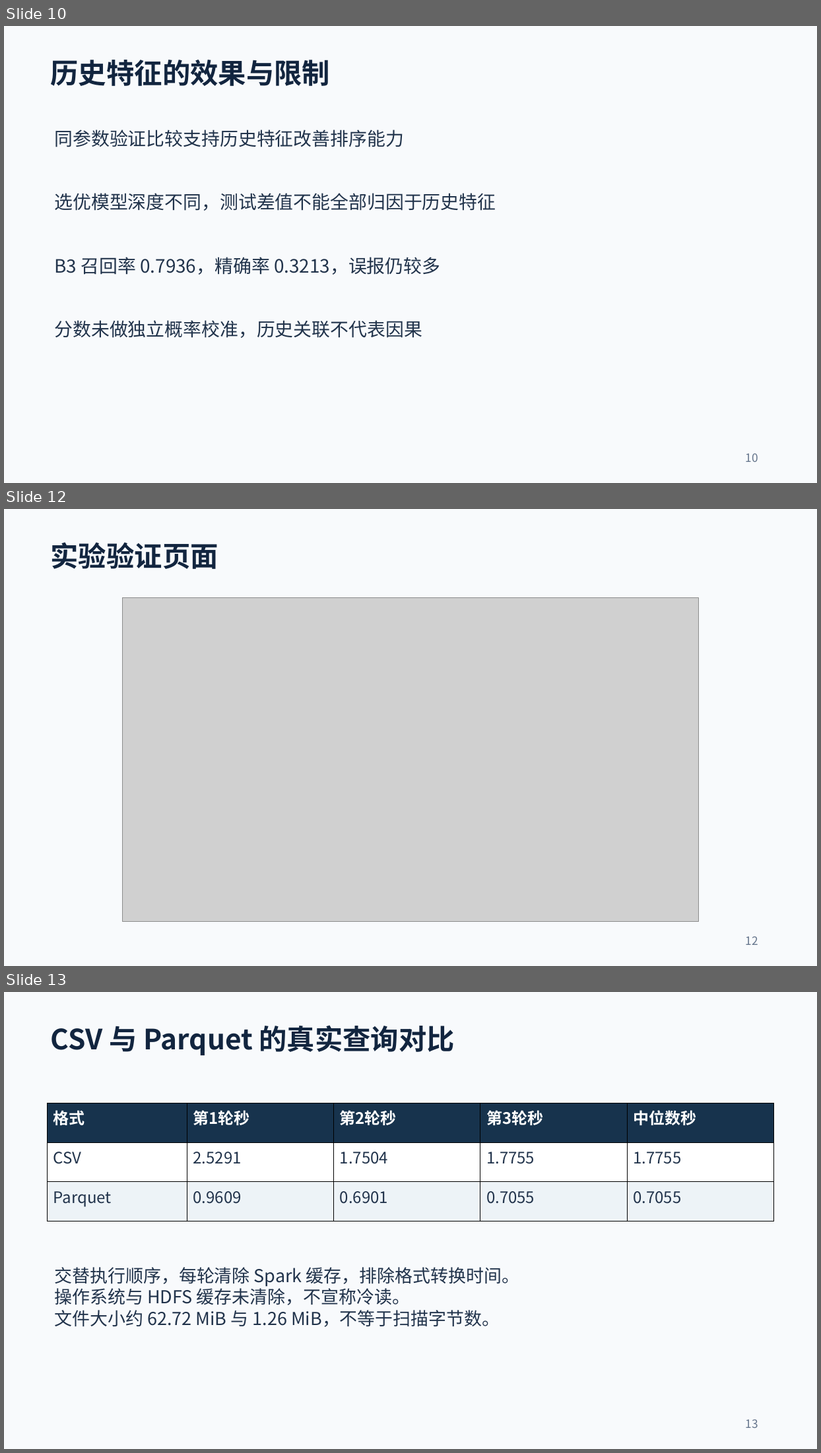
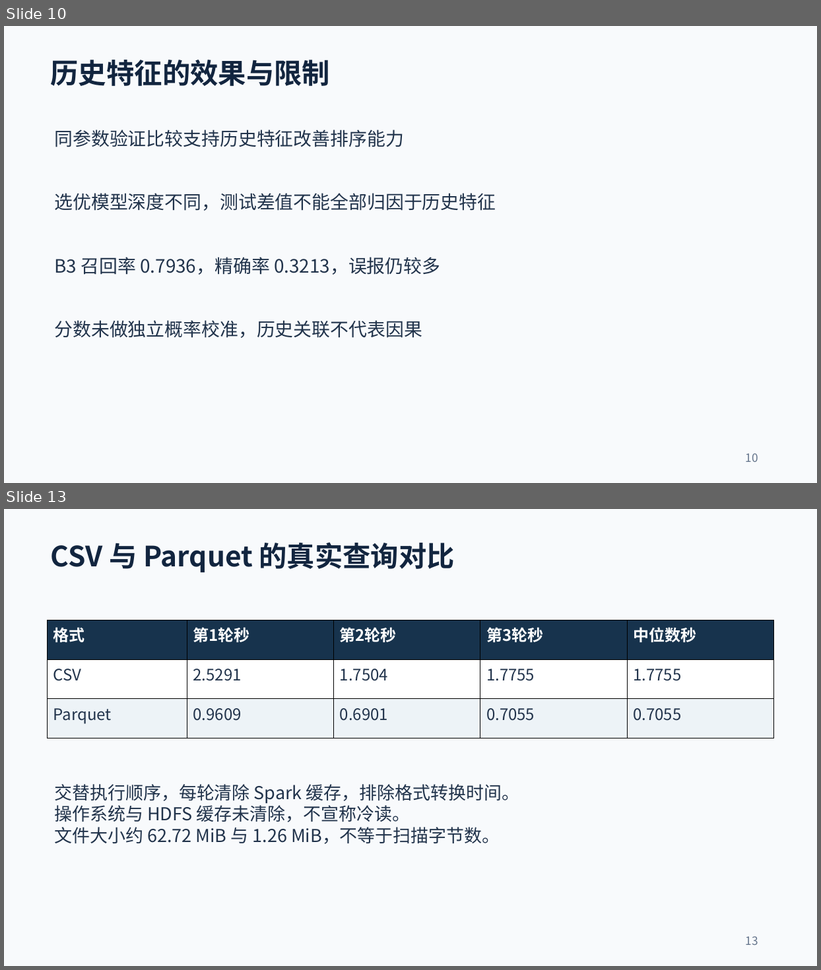
Before and after one commit to hbhjt/flight-risk-system, a slide deck: delivery/flight-risk-defense.pptx. Shown one above the other, each under a label of ours: slides 10, 12 and 13 before the commit, slides 10 and 13 after it; the slides between them are not shown. The pictures are 821x1453 and 821x970 pixels, drawn with LibreOffice and Linux fonts; fonts in the diff are those of the drawing; grey boxes stand for pictures. Boxes give left, top, right and bottom in pixels: in the first picture for what was removed or moved away, otherwise in the second. Text is boxed around its words. In the diff, an @@ line names an element or a change of style, - is before the commit and + after.

```diff
--- a/delivery/flight-risk-defense.pptx
+++ b/delivery/flight-risk-defense.pptx
@@ slide 12 removed at (x1=4, y1=509, x2=817, y2=966), background #F8FAFC @@
@@ text removed at (x1=51, y1=542, x2=218, y2=569) @@
-实验验证页面
@@ picture removed at (x1=122, y1=598, x2=699, y2=922) @@
@@ text removed at (x1=746, y1=937, x2=758, y2=945) @@
-12
```
Also in this commit, not shown: 1 slide changed, 3 slides added, 2 other slides removed, 23 other files.
